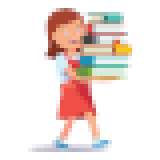
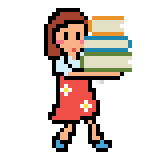
Revision of a layered (160, 160) image; what changed, layer by layer:
painted on "圖層" over [44, 8, 132, 152]
hid "截圖 2022-12-09 上午11.10.15.png" over [28, 8, 136, 152]
